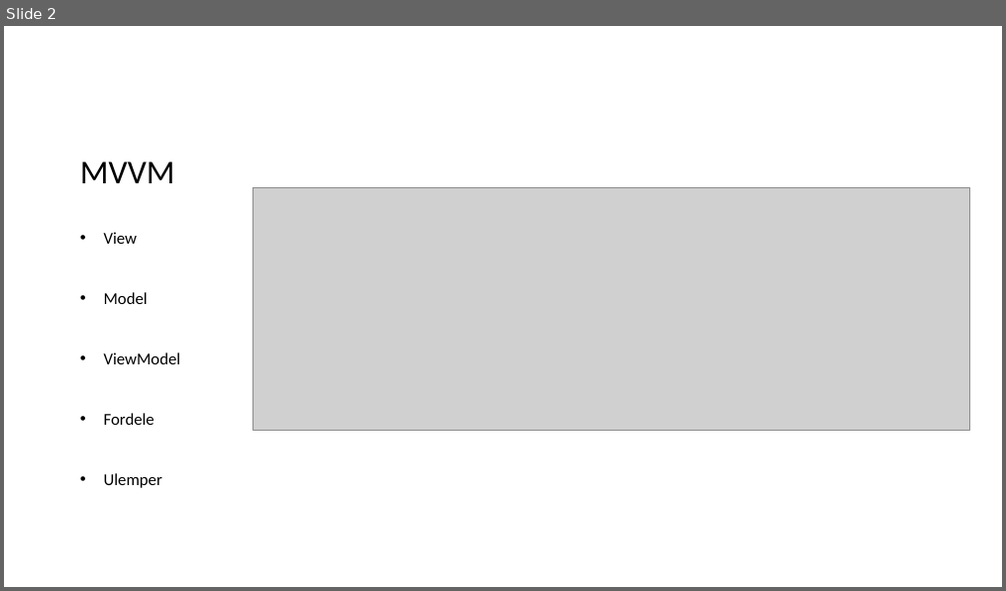
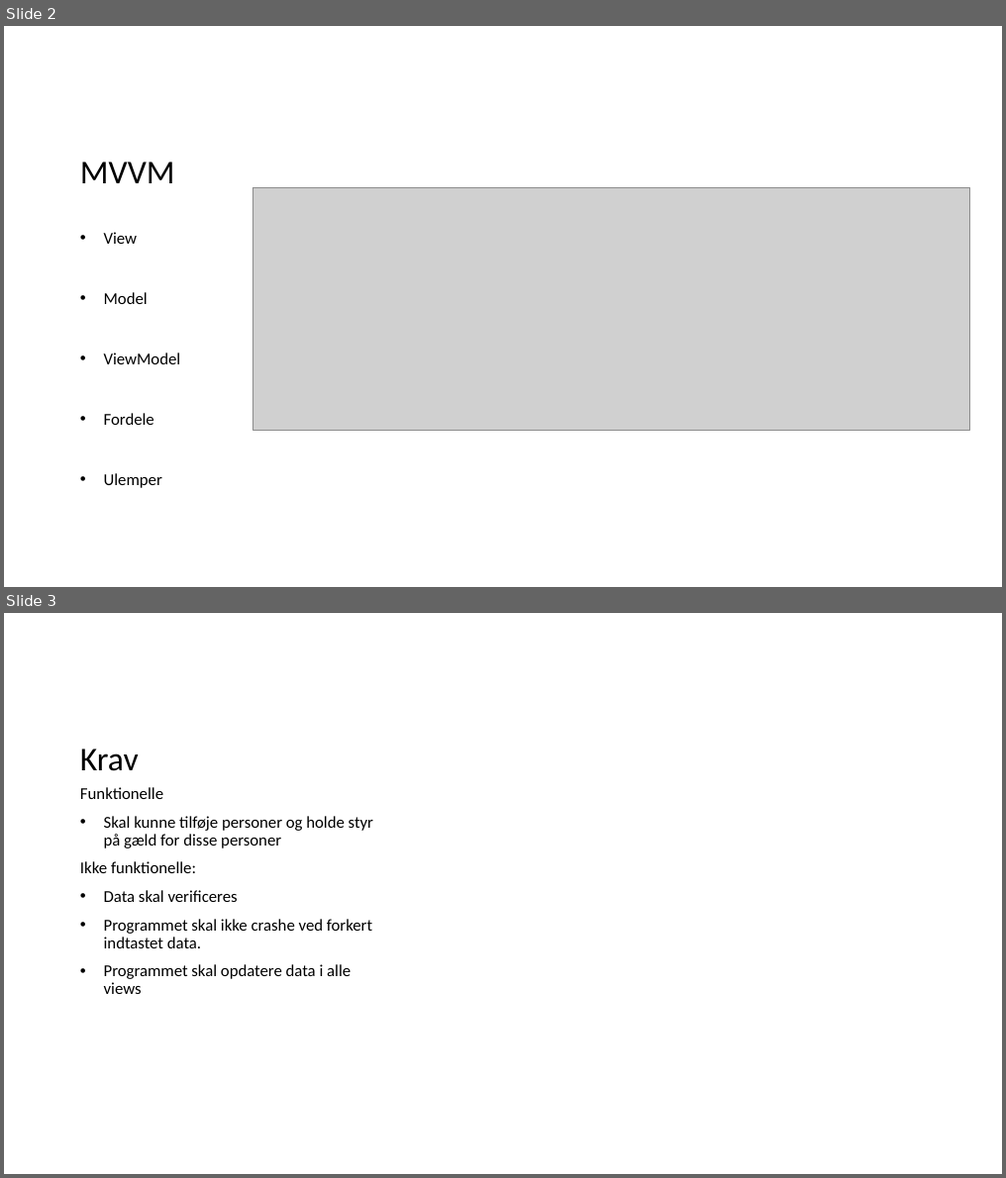
Before and after one commit to SWTGruppe29/DebtBook, a slide deck: Præsentation.pptx. Shown one above the other, each under a label of ours: slide 2 before the commit, slides 2 and 3 after it. The pictures are 1006x591 and 1006x1178 pixels, drawn with LibreOffice and Linux fonts; fonts in the diff are those of the drawing; grey boxes stand for pictures. Boxes give left, top, right and bottom in pixels: in the first picture for what was removed or moved away, otherwise in the second. Text is boxed around its words. In the diff, an @@ line names an element or a change of style, - is before the commit and + after.

Commit message:
Updated presentation and added messagebox for invalid data

```diff
--- a/Præsentation.pptx
+++ b/Præsentation.pptx
@@ slide 3 added at [4,613,1002,1174], background #FFFFFF @@
@@ title added at [80,749,139,771], 32 pt, text #000000 @@
+Krav
@@ text added at [80,787,373,994], 16 pt, text #000000 @@
+Funktionelle
+• Skal kunne tilføje personer og holde styr på gæld for disse personer
+Ikke funktionelle:
+• Data skal verificeres
+• Programmet skal ikke crashe ved forkert indtastet data.
+• Programmet skal opdatere data i alle views
```
Also in this commit, not shown: 1 slide changed, 2 other slides added, 3 other files.
